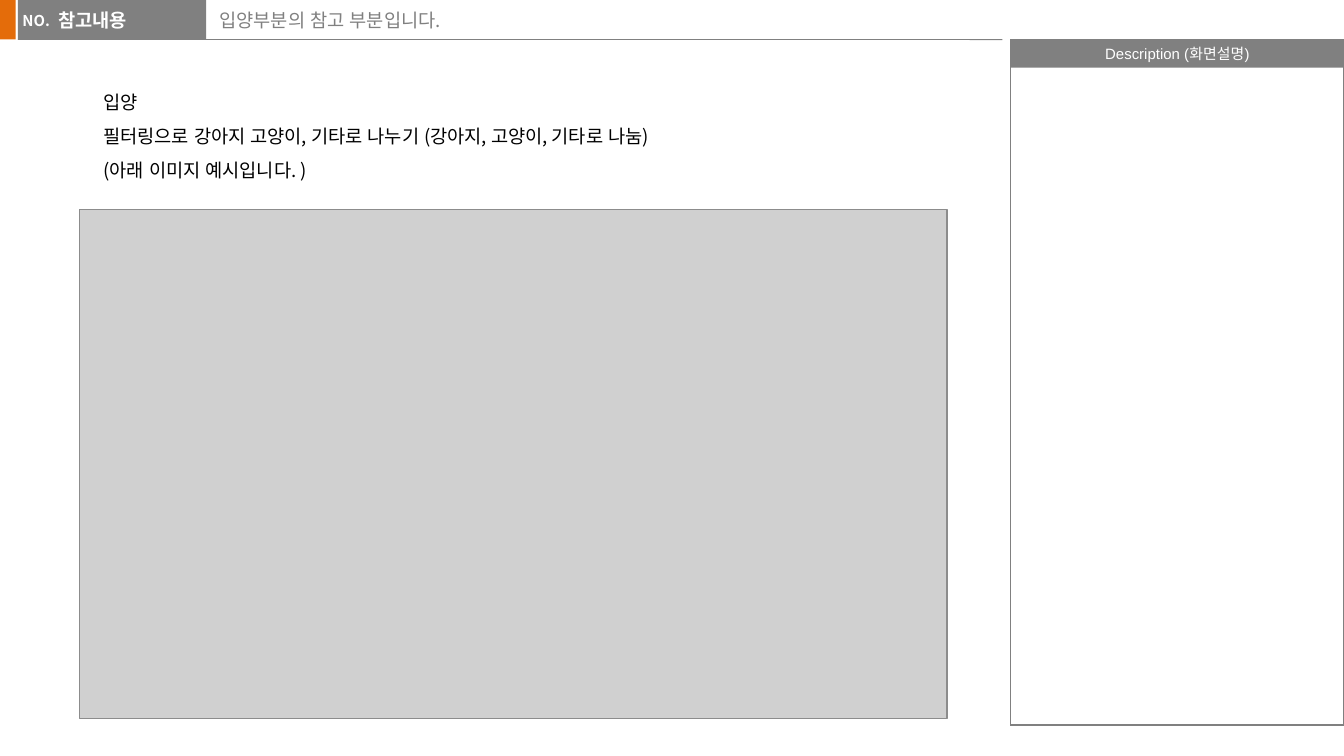
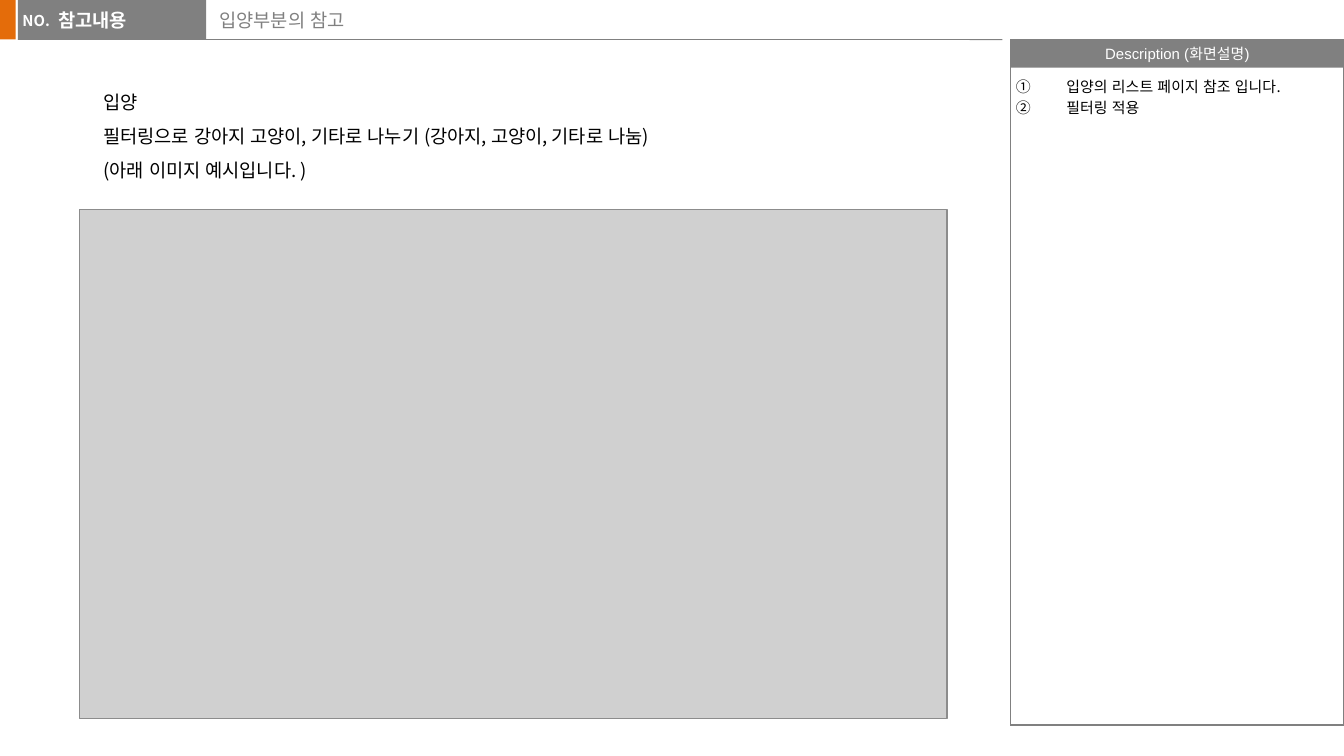
Before and after one commit to jaemikim/Notes, a slide deck: slide 6 of 기획문서/보보 (가칭)_v1.pptx. Drawn at 1344x756 pixels with LibreOffice and Linux fonts; fonts in the diff are those of the drawing; grey boxes stand for pictures. Boxes give left, top, right and bottom in pixels: in the first picture for what was removed or moved away, otherwise in the second. Text is boxed around its words. In the diff, an @@ line names an element or a change of style, - is before the commit and + after.

```diff
--- a/기획문서/보보 (가칭)_v1.pptx
+++ b/기획문서/보보 (가칭)_v1.pptx
@@ title at [220, 11, 344, 29]: text changed @@
-입양부분의 참고 부분입니다.
+입양부분의 참고
@@ text added at [1066, 79, 1281, 114], 8 pt, text #000000 @@
+1. 입양의 리스트 페이지 참조 입니다.
+2. 필터링 적용
```
Also in this commit, not shown: 5 other files.
